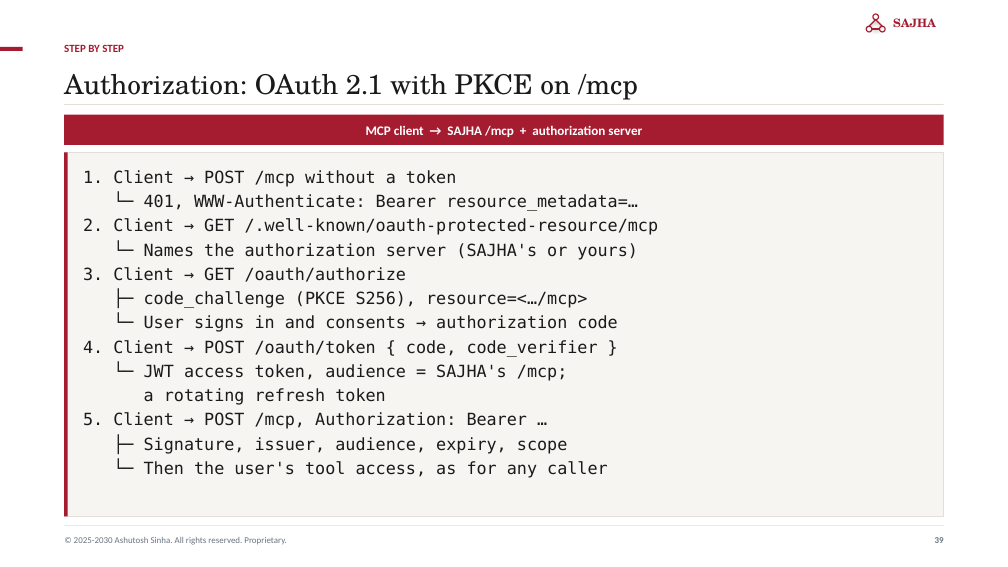
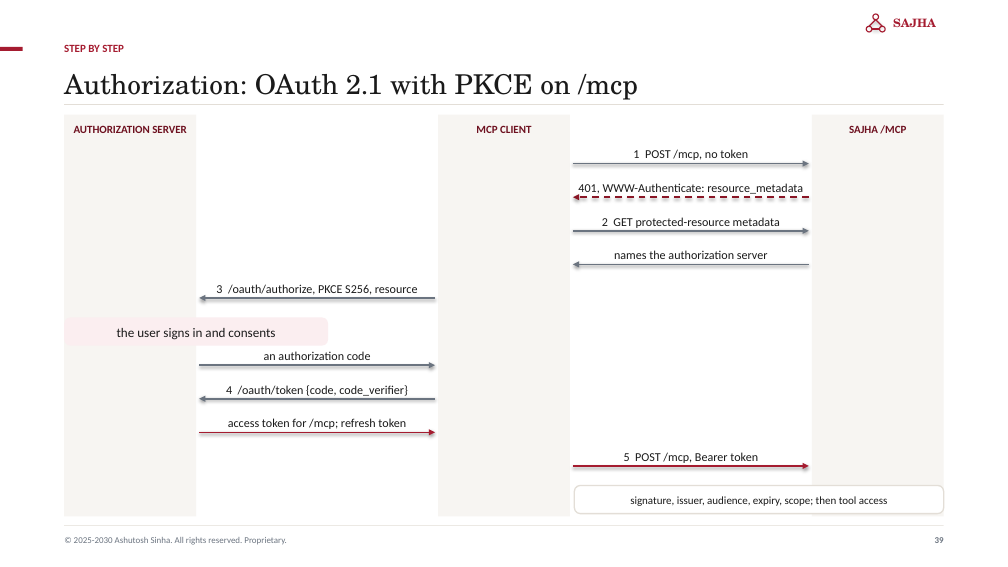
Before and after one commit to ajsinha/sajhamcpserver, a slide deck: slide 39 of docs/publications/SAJHA-MCP-Server.pptx. Drawn at 1008x567 pixels with LibreOffice and Linux fonts; fonts in the diff are those of the drawing. Boxes give left, top, right and bottom in pixels: in the first picture for what was removed or moved away, otherwise in the second. Text is boxed around its words. In the diff, an @@ line names an element or a change of style, - is before the commit and + after.

```diff
--- a/docs/publications/SAJHA-MCP-Server.pptx
+++ b/docs/publications/SAJHA-MCP-Server.pptx
@@ rectangle removed at (64, 115, 944, 145) @@
-MCP client → SAJHA /mcp + authorization server
@@ rectangle added at (64, 115, 196, 516), fill #F7F5F2 @@
@@ rectangle: place and size @@
-rectangle at (64, 153, 67, 516)
+rectangle at (438, 115, 569, 516)
@@ rectangle at (438, 115, 569, 516): fill #A51C30 to #F7F5F2 @@
@@ rectangle added at (812, 115, 944, 516), fill #F7F5F2 @@
@@ text added at (74, 125, 187, 133), 10.5 pt, text #6E1120, bold @@
+AUTHORIZATION SERVER
@@ text added at (476, 125, 531, 133), 10.5 pt, text #6E1120, bold @@
+MCP CLIENT
@@ text added at (633, 149, 748, 160), 11.5 pt, text #1A1A1A @@
+1 POST /mcp, no token
@@ text added at (849, 125, 906, 134), 10.5 pt, text #6E1120, bold @@
+SAJHA /MCP
@@ rectangle removed at (64, 153, 944, 516) @@
@@ text removed at (83, 170, 659, 478) @@
-1. Client → POST /mcp without a token
-└─ 401, WWW-Authenticate: Bearer resource_metadata=…
-2. Client → GET /.well-known/oauth-protected-resource/mcp
-└─ Names the authorization server (SAJHA's or yours)
-3. Client → GET /oauth/authorize
-├─ code_challenge (PKCE S256), resource=<…/mcp>
-└─ User signs in and consents → authorization code
-4. Client → POST /oauth/token { code, code_verifier }
-└─ JWT access token, audience = SAJHA's /mcp;
-a rotating refresh token
-5. Client → POST /mcp, Authorization: Bearer …
-├─ Signature, issuer, audience, expiry, scope
-└─ Then the user's tool access, as for any caller
@@ arrow added from (573, 163) to (809, 163), #6B7480 1.6 pt @@
@@ arrow added from (809, 197) to (573, 197), #8A1626 1.6 pt dashed @@
@@ text added at (578, 183, 803, 196), 11.5 pt, text #1A1A1A @@
+401, WWW-Authenticate: resource_metadata
@@ arrow added from (573, 231) to (809, 231), #6B7480 1.6 pt @@
@@ text added at (602, 217, 780, 228), 11.5 pt, text #1A1A1A @@
+2 GET protected-resource metadata
@@ arrow added from (809, 265) to (573, 265), #6B7480 1.6 pt @@
@@ text added at (614, 250, 768, 259), 11.5 pt, text #1A1A1A @@
+names the authorization server
@@ arrow added from (435, 298) to (199, 298), #6B7480 1.6 pt @@
@@ text added at (216, 284, 418, 295), 11.5 pt, text #1A1A1A @@
+3 /oauth/authorize, PKCE S256, resource
@@ rounded rectangle added at (64, 318, 328, 346), fill #FBEEF0, 12.5 pt, text #1A1A1A @@
+the user signs in and consents
@@ text added at (264, 351, 371, 360), 11.5 pt, text #1A1A1A @@
+an authorization code
@@ arrow added from (199, 365) to (435, 365), #6B7480 1.6 pt @@
@@ text added at (226, 385, 408, 396), 11.5 pt, text #1A1A1A @@
+4 /oauth/token {code, code_verifier}
@@ arrow added from (435, 399) to (199, 399), #6B7480 1.6 pt @@
@@ text added at (228, 418, 406, 429), 11.5 pt, text #1A1A1A @@
+access token for /mcp; refresh token
@@ arrow added from (199, 433) to (435, 433), #A51C30 1.6 pt @@
@@ arrow added from (573, 466) to (809, 466), #A51C30 1.6 pt @@
@@ text added at (624, 452, 758, 463), 11.5 pt, text #1A1A1A @@
+5 POST /mcp, Bearer token
@@ rounded rectangle added at (575, 485, 944, 513), fill #FFFFFF, outline #E3DED7 1.25 pt, 10.5 pt, text #1A1A1A @@
+signature, issuer, audience, expiry, scope; then tool access
```
Also in this commit, not shown: 34 other slides changed, 9 other files.
